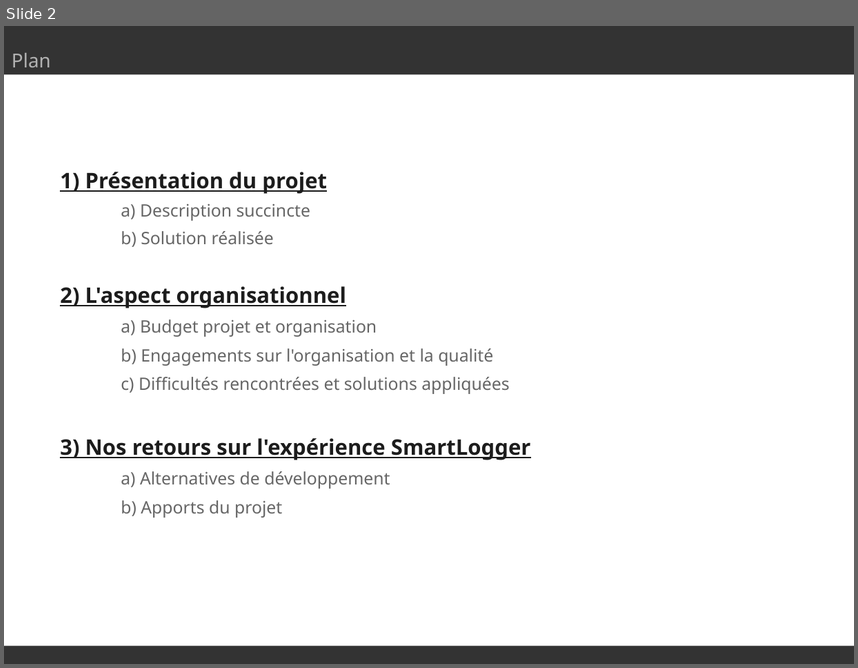
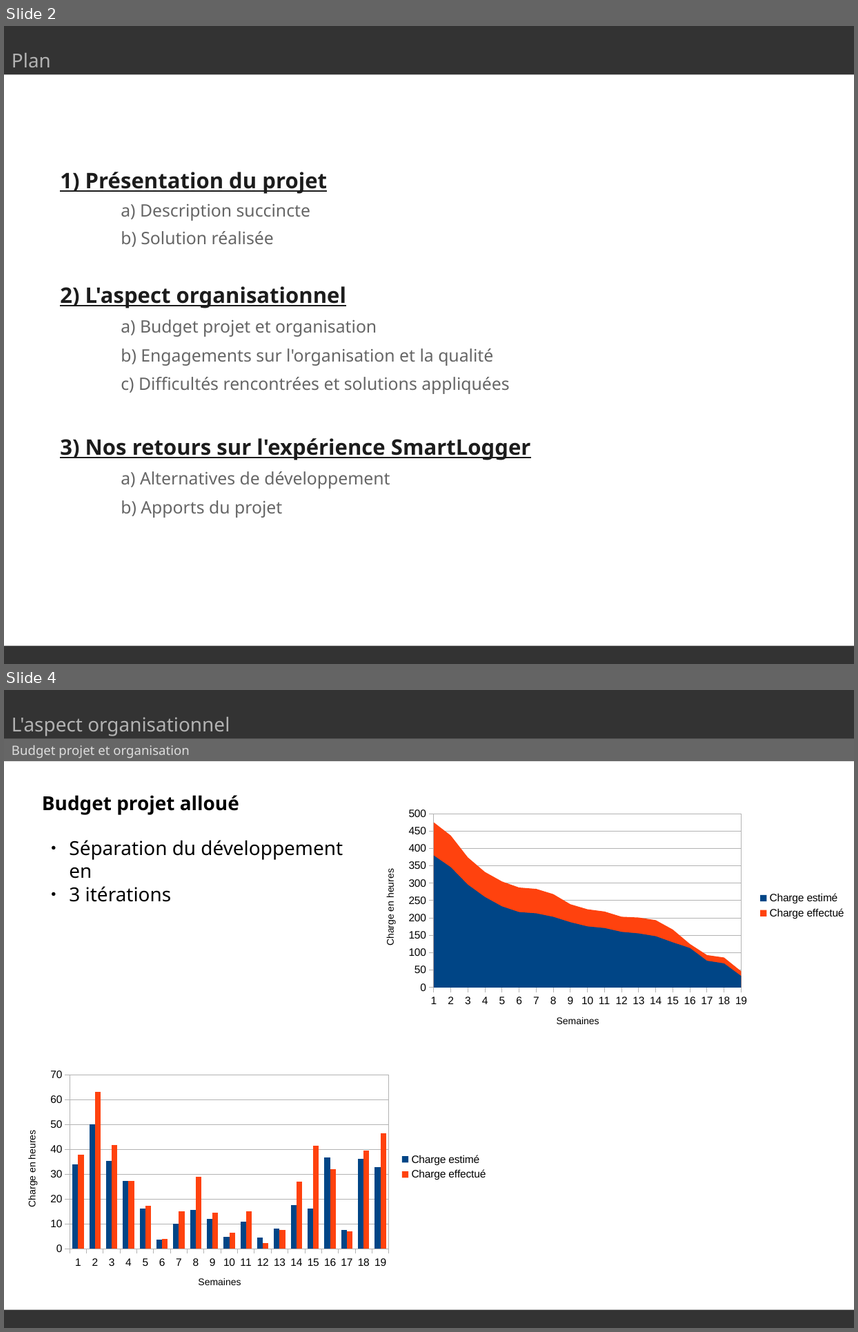
Before and after one commit to SmartLoggerManagement/SmartLogger, a slide deck: Soutenances/soutenance.odp. Shown one above the other, each under a label of ours: slide 2 before the commit, slides 2 and 4 after it; the slides between them are not shown. The pictures are 858x668 and 858x1332 pixels, drawn with LibreOffice and Linux fonts; fonts in the diff are those of the drawing. Boxes give left, top, right and bottom in pixels: in the first picture for what was removed or moved away, otherwise in the second. Text is boxed around its words. In the diff, an @@ line names an element or a change of style, - is before the commit and + after.

```diff
--- a/Soutenances/soutenance.odp
+++ b/Soutenances/soutenance.odp
@@ slide 4 added at [4,690,854,1328], background #FFFFFF @@
@@ rectangle added at [4,690,854,738], fill #333333 @@
@@ text added at [12,717,230,736], 18 pt, text #B2B2B2 @@
+L'aspect organisationnel
@@ rectangle added at [4,732,854,761], fill #666666 @@
@@ text added at [12,745,190,758], 12 pt, text #DDDDDD @@
+Budget projet et organisation
@@ area chart added at [368,769,854,1042] @@
+title "Burn-down du projet SmartLogger"
+categories: 1, 2, 3, 4, 5, 6, 7, 8, 9, 10, 11, 12, 13, 14, 15, 16, 17, 18, 19
+Charge estimé: 380, 350, 300, 260, 230, 220, 210, 200, 190, 180, 170, 160, 160, 150, 130, 110, 80, 70, 30
+Charge effectué: 480, 440, 370, 330, 300, 290, 280, 270, 240, 220, 220, 200, 200, 190, 170, 130, 90, 90, 50
@@ rectangle added at [471,781,744,805], fill #FFFFFF @@
@@ text added at [42,795,239,815], 18 pt, text #000000, bold @@
+Budget projet alloué
@@ text added at [69,840,343,902], 18 pt, text #000000 @@
+● Séparation du développement en
+● 3 itérations
@@ column chart added at [10,1030,496,1303] @@
+title "Burn-down du projet SmartLogger"
+categories: 1, 2, 3, 4, 5, 6, 7, 8, 9, 10, 11, 12, 13, 14, 15, 16, 17, 18, 19
+Charge estimé: 34, 50, 36, 27, 16, 4, 10, 16, 12, 5, 11, 4, 8, 18, 16, 37, 8, 36, 33
+Charge effectué: 38, 63, 42, 27, 17, 4, 15, 29, 15, 6, 15, 2, 8, 27, 42, 32, 7, 40, 46
@@ rectangle added at [137,1024,410,1061], fill #FFFFFF @@
@@ rectangle added at [143,1036,417,1061], fill #FFFFFF @@
@@ rectangle added at [46,1248,410,1267], fill #FFFFFF @@
@@ rectangle added at [4,1310,854,1328], fill #333333 @@
```
Also in this commit, not shown: 2 slides changed, 7 other slides added, 1 slide removed.
